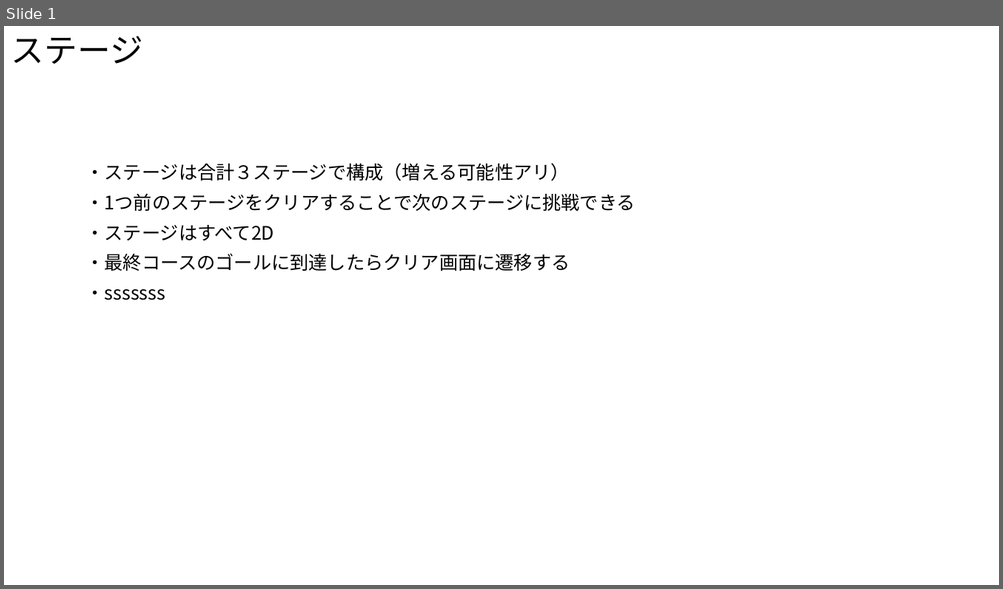
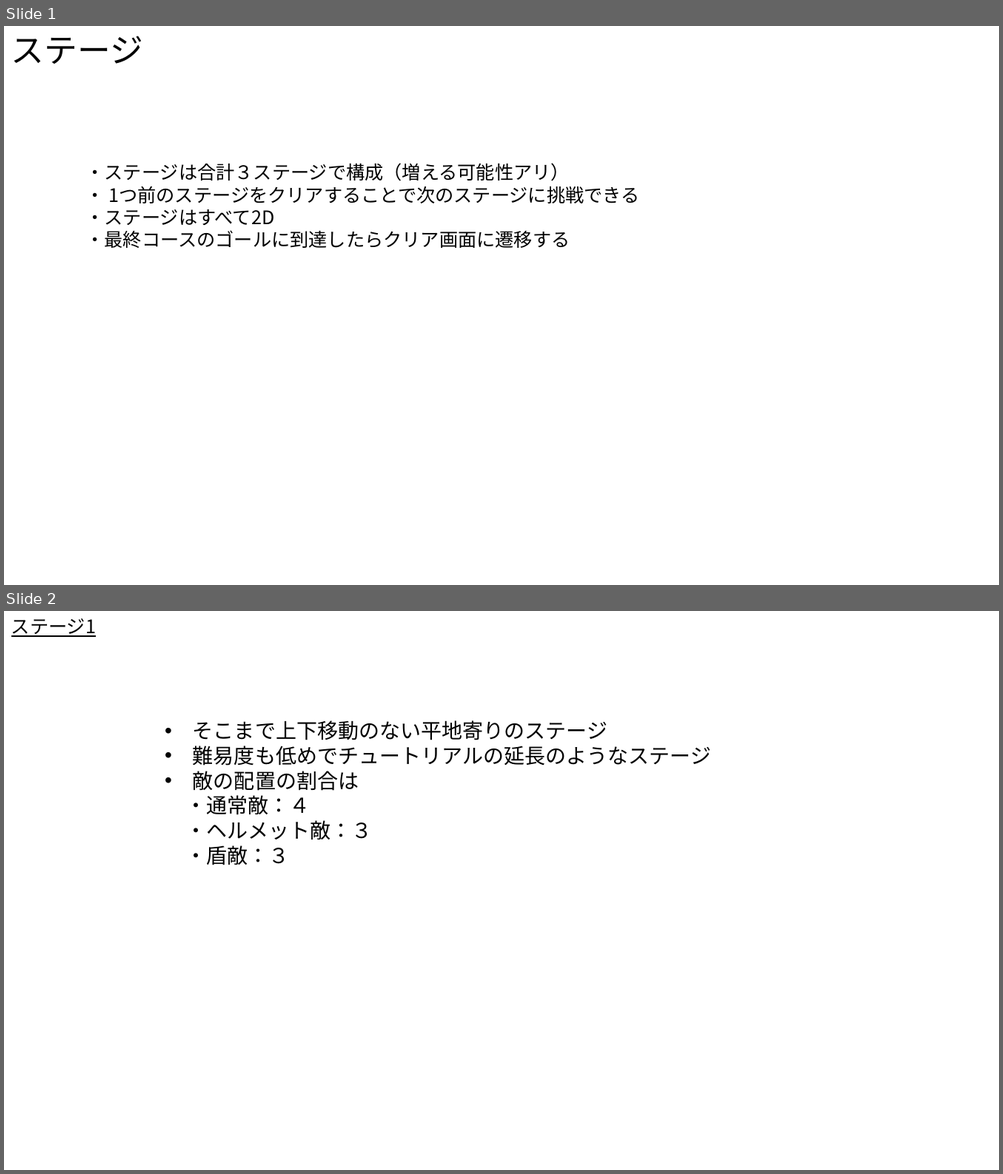
Before and after one commit to Akiyoshi-2/GameProbuctionPractice1, a slide deck: 仕様書/ステージ.pptx. Shown one above the other, each under a label of ours: slide 1 before the commit, slides 1 and 2 after it. The pictures are 1003x589 and 1003x1174 pixels, drawn with LibreOffice and Linux fonts; fonts in the diff are those of the drawing. Boxes give left, top, right and bottom in pixels: in the first picture for what was removed or moved away, otherwise in the second. Text is boxed around its words. In the diff, an @@ line names an element or a change of style, - is before the commit and + after.

```diff
--- a/仕様書/ステージ.pptx
+++ b/仕様書/ステージ.pptx
@@ slide 2 added at (x1=4, y1=611, x2=999, y2=1170), background #FFFFFF @@
@@ text added at (x1=11, y1=618, x2=96, y2=637), 18 pt, text #000000, underline @@
+ステージ1
@@ text added at (x1=185, y1=721, x2=711, y2=866), 20 pt, text #000000 @@
+• そこまで上下移動のない平地寄りのステージ
+• 難易度も低めでチュートリアルの延長のようなステージ
+• 敵の配置の割合は
+・通常敵：４
+・ヘルメット敵：３
+・盾敵：３
@@ slide 1 changed as well @@
@@ text at (x1=86, y1=187, x2=639, y2=248): paragraphs added @@
+・ 1つ前のステージをクリアすることで次のステージに挑戦できる
+・ステージはすべて2D
+・最終コースのゴールに到達したらクリア画面に遷移する
@@ text removed at (x1=86, y1=194, x2=635, y2=211) @@
-・1つ前のステージをクリアすることで次のステージに挑戦できる
@@ text removed at (x1=86, y1=225, x2=275, y2=241) @@
-・ステージはすべて2D
@@ text removed at (x1=86, y1=253, x2=570, y2=271) @@
-・最終コースのゴールに到達したらクリア画面に遷移する
@@ text removed at (x1=86, y1=289, x2=166, y2=301) @@
-・sssssss
```
Also in this commit, not shown: 2 other slides added.
